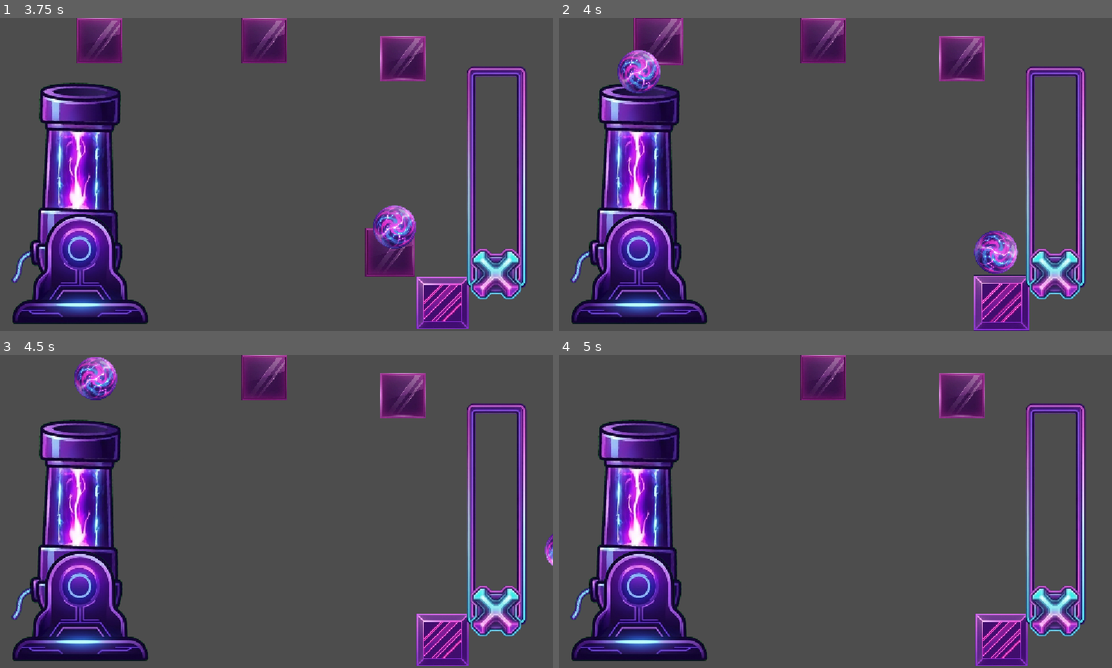
Above: before the commit, frames 1-4 (two rows, left to right).
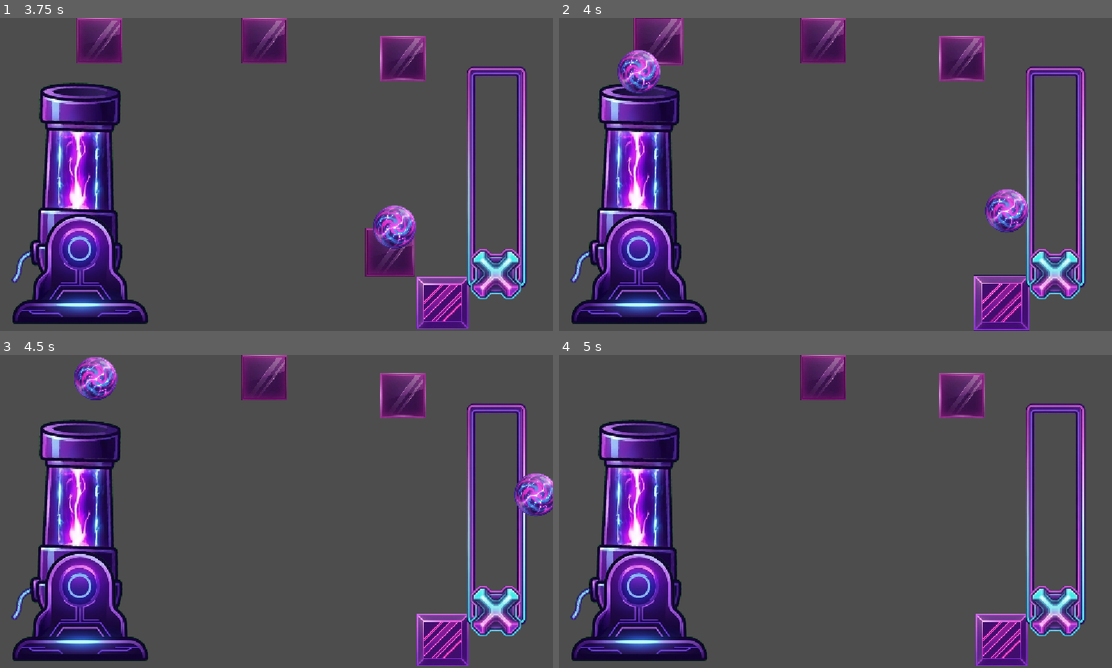
Above: after the commit, the same moments.

Repository: Zidan-09/Arc-Impact
Game: Godot game, scene res://components/cannon-controller/CannonController.tscn
Two runs of this game, one before a commit and one after it. Both use one fixed random seed, a clock stepped at 60 frames per second and the inputs below. This scene is started directly instead of the project's main scene.
Inputs (mouse positions are in pixels of both pictures, inside the frame that each line leads up to):
- Up to frame 1 (3.75 s): tap Enter at 0.5, 2 s; drag from (387, 259) to (105, 215) at 0.52 s; tap Space at 1.25, 2.75 s; drag from (165, 190) to (248, 237) at 1.27 s; move the mouse to (331, 105) at 2.02 s; click (331, 105) at 2.17 s; drag from (248, 237) to (110, 127) at 2.77 s; move the mouse to (442, 221) at 3.52 s; click (442, 221) at 3.67 s
- Up to frame 2 (4 s): tap Space at 3.77 s
- Up to frame 3 (4.5 s): drag from (110, 464) to (88, 376) at 4.27 s
- Up to frame 4 (5 s): no input

Frame 1 is identical in both runs. In frame 2, 1.7% of the frame differs, in the area x 75-86%, y 54-82%; in frame 3, 0.9%; in frame 4, nothing differs.

Commit message:
fix(bounce): removed impulse on metal contact

Diff:
--- a/components/obstacles/metal/metal_obstacle.gd
+++ b/components/obstacles/metal/metal_obstacle.gd
@@ -1,30 +1,14 @@
 class_name MetalObstacle
 extends Obstacle
-
-@export_range(0.0, 1.0) var velocity_retain: float = 0.95
-@export var min_ricochet_speed: float = 800.0
-
-var _incoming_velocity: Vector2
 
 
 func _ready() -> void:
 	super._ready()
+	var mat := PhysicsMaterial.new()
+	mat.friction = 0.0
+	mat.bounce = 1.0
+	physics_material_override = mat
 
 
-func on_hit_started(bullet: RigidBody2D) -> void:
-	_incoming_velocity = bullet.linear_velocity
-
-
-func on_hit_completed(bullet: RigidBody2D) -> void:
-	if not is_instance_valid(bullet):
-		return
-	var normal := bullet.global_position - global_position
-	if normal.length() < 1.0:
-		normal = -_incoming_velocity.normalized()
-	normal = normal.normalized()
-	if normal == Vector2.ZERO:
-		return
-	var reflected := _incoming_velocity.bounce(normal) * velocity_retain
-	if reflected.length() < min_ricochet_speed:
-		reflected = reflected.normalized() * min_ricochet_speed
-	bullet.linear_velocity = reflected
+func on_hit_completed(_bullet: RigidBody2D) -> void:
+	pass
